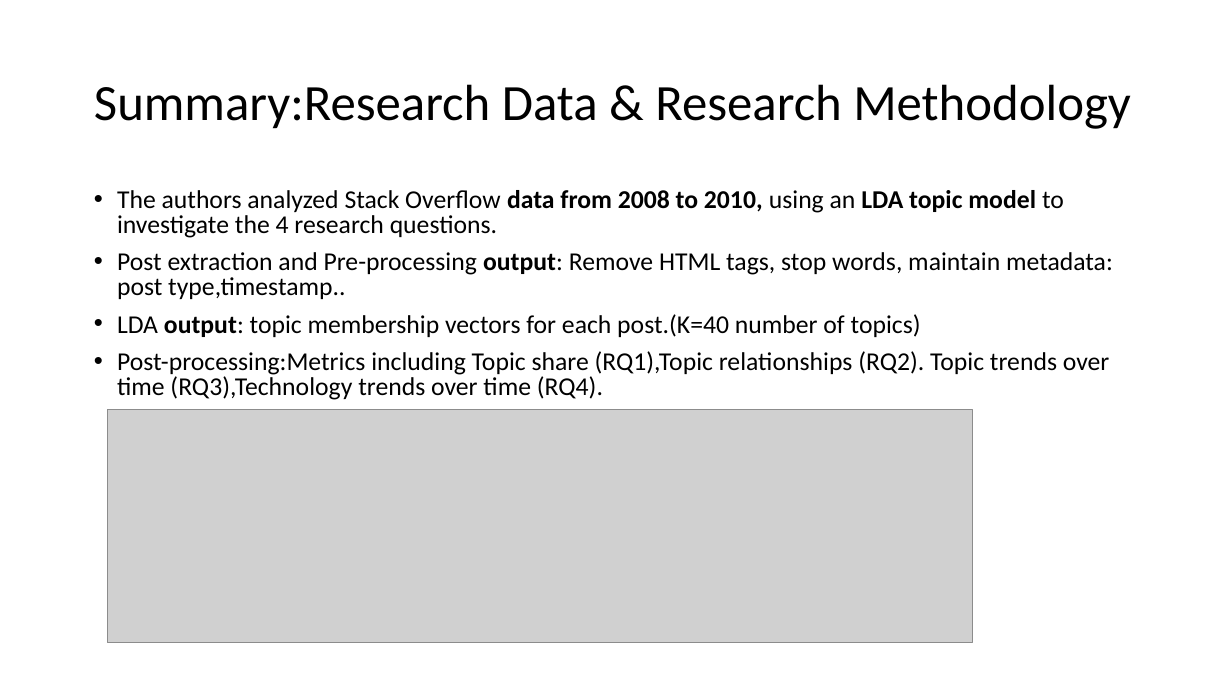
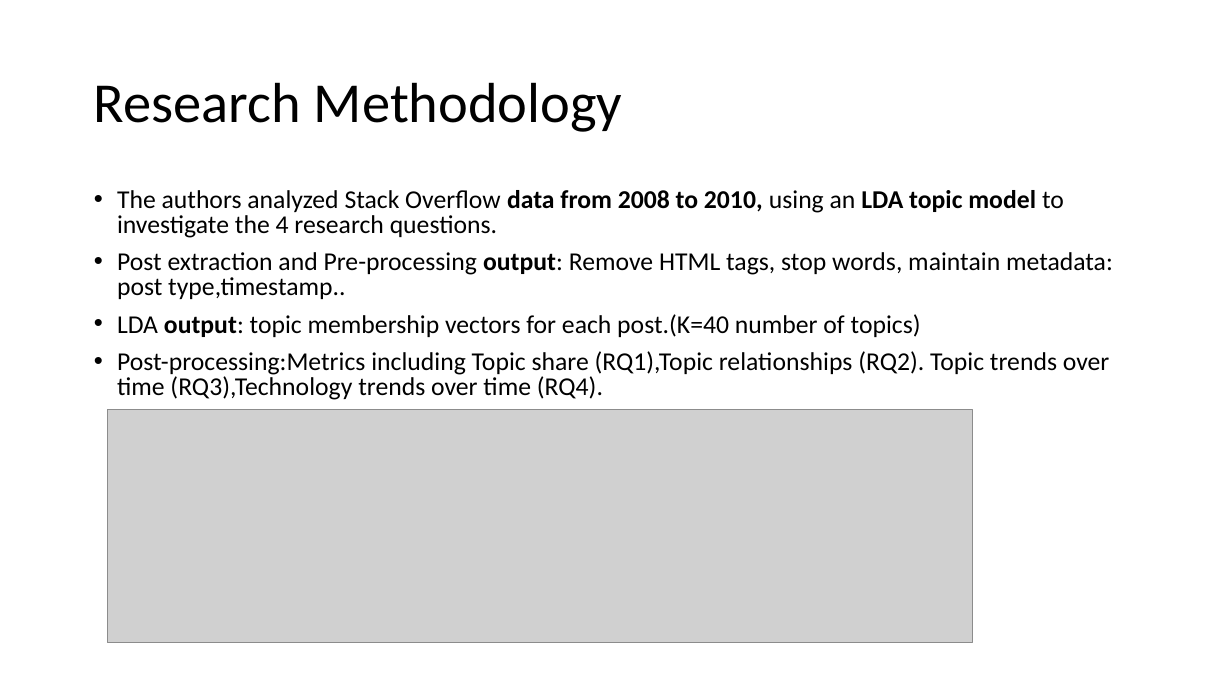
Before and after one commit to chengkaiyang2025/course, a slide deck: slide 9 of assignments/assignment_4/stackoverflow.pptx (slide 4 before the commit). Drawn at 1232x693 pixels with LibreOffice and Linux fonts; fonts in the diff are those of the drawing; grey boxes stand for pictures. Boxes give left, top, right and bottom in pixels: in the first picture for what was removed or moved away, otherwise in the second. Text is boxed around its words. In the diff, an @@ line names an element or a change of style, - is before the commit and + after.

```diff
--- a/assignments/assignment_4/stackoverflow.pptx
+++ b/assignments/assignment_4/stackoverflow.pptx
@@ title at [94, 82, 623, 132]: text changed; size 39.6 to 44 pt @@
-Summary:Research Data & Research Methodology
+Research Methodology
```
Also in this commit, not shown: 6 other slides changed, 10 slides added, 1 other file.
